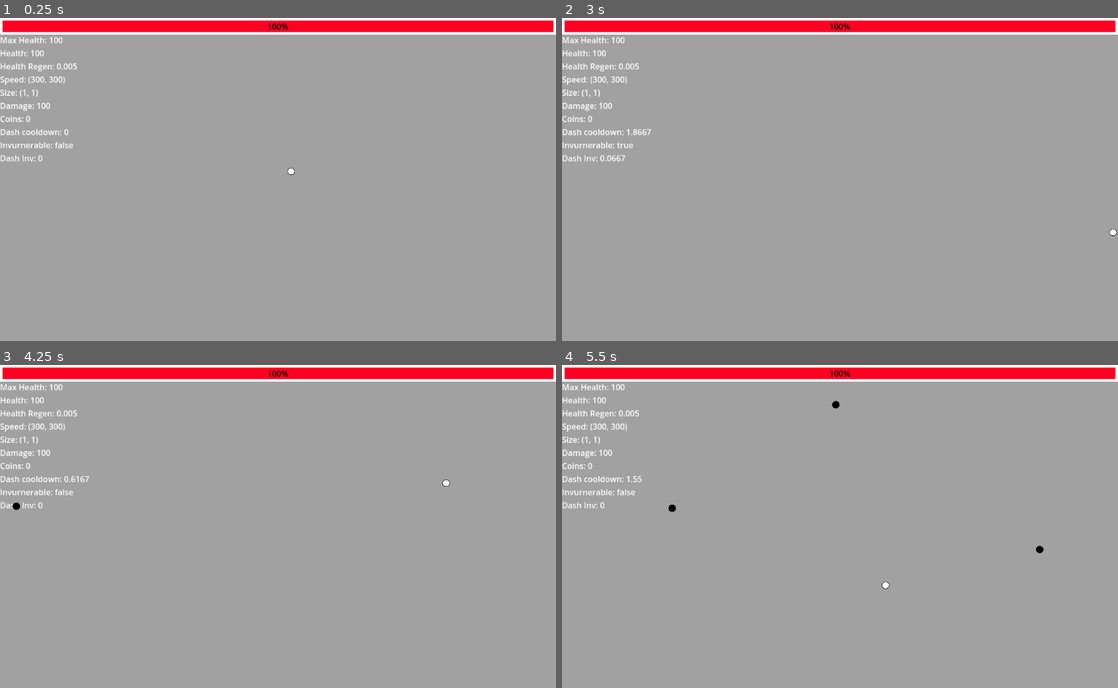
Above: before the commit, frames 1-4 (two rows, left to right).
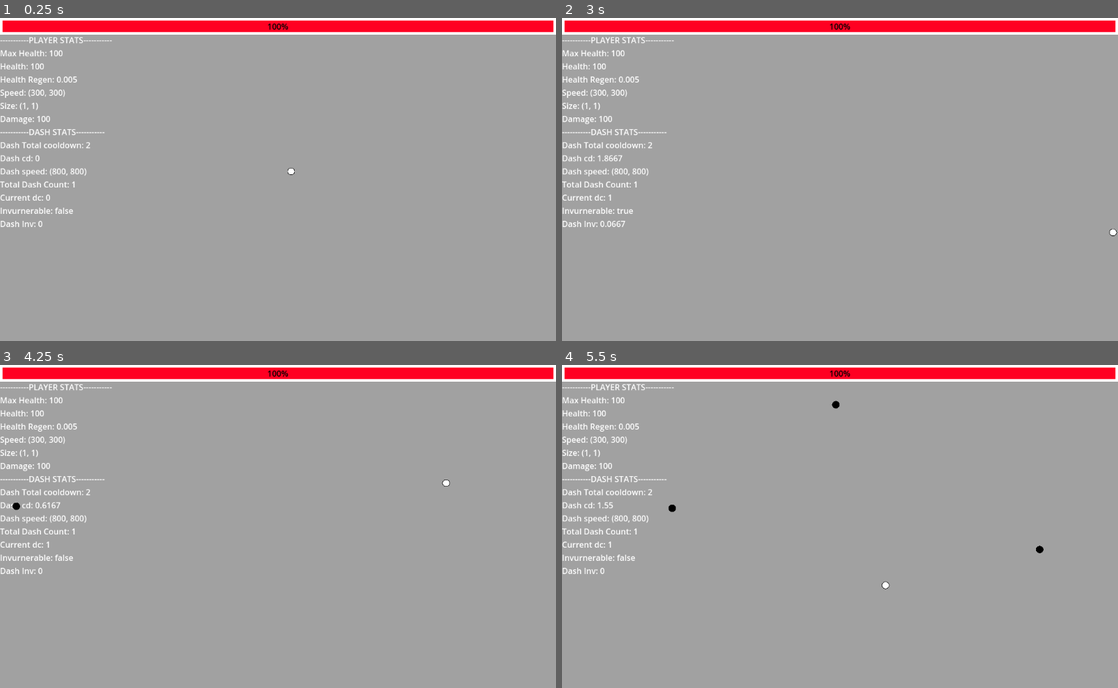
Above: after the commit, the same moments.

Repository: Let-Me-Use-A-Username/Geometrical
Game: Godot game, scene res://src/Scenes/Levels/level.tscn
Two runs of this game, one before a commit and one after it. Both use one fixed random seed, a clock stepped at 60 frames per second and the inputs below.
Inputs:
- Up to frame 1 (0.25 s): no input
- Up to frame 2 (3 s): tap Enter at 0.5 s; hold D (right) 0.53-1.28 s; hold Space (dash) 0.53-1.28 s; hold S (down) 1.28-2.03 s; tap Space (dash) at 1.35, 2.85 s; hold D (right) 2.03-2.78 s; hold Space (dash) 2.03-2.78 s; hold W (up) from 2.78 s (still down)
- Up to frame 3 (4.25 s): release W (up) at 3.53 s; hold A (left) from 3.53 s (still down); hold Space (dash) from 3.53 s (still down)
- Up to frame 4 (5.5 s): release Space (dash) at 4.28 s; tap Space (dash) at 4.35 s; release A (left) at 5.03 s; hold S (down) from 5.03 s (still down); hold Space (dash) from 5.03 s (still down)

The runs differ from the first frame. In frame 1, 1.6% of the frame differs, in the area x 0-21%, y 5-65%; in frame 2, 1.7%; in frame 3, 1.6%; in frame 4, 1.6%.

Commit message:
Implemented Dash upgrades. Abilities are up next

Diff:
--- a/src/Scenes/Actors/Player.gd
+++ b/src/Scenes/Actors/Player.gd
@@ -18,6 +18,8 @@
 var dash_speed: = Vector2(800, 800)
 var dash_timer: Timer
 var dash_timer_offset: float = 2.0
+var dash_count: int = 1
+var current_dash_count: int = 0
 
 var dash_immune_timer: Timer
 var dash_immune_timer_offset: float = 0.2
@@ -28,6 +30,7 @@
 var level_up_threshold = [100, 50, 30, 10, 5, 3, 1]
 
 var _player_property_list = {}
+var _player_mainskill_property_list = {}
 
 func _ready() -> void:
 	self.add_to_group("Player")
@@ -41,9 +44,13 @@
 	_append_property_list()
 	_update_property_list()
 
+	_append_mainabilities_property_list()
+	_update_mainabilities_property_list()
+
 	dash_timer = get_node('DashTimer')
 	dash_timer.set_wait_time(dash_timer_offset)
 	dash_timer.set_one_shot(true)
+	dash_timer.connect("timeout", on_dash_timer_timeout)
 
 	dash_immune_timer = get_node('DashImmuneTimer')
 	dash_immune_timer.set_wait_time(dash_immune_timer_offset)
@@ -70,17 +77,23 @@
 
 
 func _unhandled_input(event: InputEvent) -> void:
-	if event.is_action_pressed("dash") and dash_timer.time_left == 0:
+	if event.is_action_pressed("dash") and current_dash_count < dash_count:
 		emit_signal("dash")
 		dash_timer.start()
 		dash_immune_timer.start()
 		invurnerable = true
+		current_dash_count += 1
 
 
 func _on_remove_health(origin: Node, damage: float) -> void:
 	self.set_modulate( Color8(180, 0, 0, 255) )
 	_player_property_list["health"] = health - damage
 	super(origin, damage)
+
+
+func on_dash_timer_timeout() -> void:
+	if current_dash_count > 0:
+		current_dash_count = 0
 
 
 func _on_dasinv_timeout() -> void:
@@ -97,7 +110,7 @@
 	if enemy.is_in_group("Coins"):
 		exp_counter += 1
 	else:
-		if enemy.is_in_group("Enemies") and !invurnerable and dash_immune_timer.time_left == 0:
+		if (enemy.is_in_group("Enemies") or enemy.is_in_group("Projectiles")) and !invurnerable and dash_immune_timer.time_left == 0:
 			emit_signal("remove_health", enemy, enemy.get("damage"))
 			emit_signal("knockdown", enemy, 0.5)
 			invurnerability_timer.start()
@@ -112,8 +125,6 @@
 	_player_property_list["speed"] = Vector2(300, 300)
 	_player_property_list["size"] = transform.get_scale()
 
-
-
 func _update_property_list() -> void:
 	max_health = _player_property_list["max_health"]
 	health = _player_property_list["health"]
@@ -123,20 +134,43 @@
 	size = _player_property_list["size"]
 
 
-func _get(name: StringName) -> Variant:
-	if name in _player_property_list:
-		return [name, _player_property_list.get(name)]
+func _append_mainabilities_property_list() -> void:
+	_player_mainskill_property_list["dash_size"] = get_node("DashArea/DashShape").get_scale()
+	_player_mainskill_property_list["dash_speed"] = Vector2(800, 800)
+	_player_mainskill_property_list["dash_count"] = 1
+	_player_mainskill_property_list["dash_timer_offset"] = 2.0
+
+func _update_mainabilities_property_list() -> void:
+	dash_timer_offset = _player_mainskill_property_list["dash_timer_offset"]
+	if dash_timer != null: dash_timer.set_wait_time(dash_timer_offset)
+	dash_count = _player_mainskill_property_list["dash_count"]
+	dash_speed = _player_mainskill_property_list["dash_speed"]
+
+
+func _get(skill_name: StringName) -> Variant:
+	if skill_name in _player_property_list:
+		return [skill_name, _player_property_list.get(skill_name)]
+	elif skill_name in _player_mainskill_property_list:
+		return [skill_name, _player_mainskill_property_list.get(skill_name)]
 	return null
 
 
 func _set(property: StringName, value: Variant) -> bool:
 	if property in _player_property_list:
-		#Special clauses for unique effects, like size affecting the sprite
+		#Special clauses for unique effects, when they affect more than the
+		#players properties. Size affects many colliders
 		if property == "size":
 			_adjust_size_parameters(value)
 
 		_player_property_list[property] = value
 		_update_property_list()
+		return true
+
+	elif property in _player_mainskill_property_list:
+		if property == "dash_size":
+			_adjust_dash_size(value)
+		_player_mainskill_property_list[property] = value
+		_update_mainabilities_property_list()
 		return true
 	return false
 
@@ -155,3 +189,7 @@
 	#Appears to scale everything relatively, at the moment it doesn't bug anything out
 	#but for future reference DO NOT SCALE THE AREAS, USE THE EXTENDS OR RADIUS AS SHOWN ABOVE
 	self.scale = value
+
+func _adjust_dash_size(value) -> void:
+	var area = get_node("DashArea/DashShape") as CollisionShape2D
+	area.scale = value
--- a/src/Scenes/Objects/PlayerAbilities/upgrade_factory.gd
+++ b/src/Scenes/Objects/PlayerAbilities/upgrade_factory.gd
@@ -111,19 +111,41 @@
 
 func apply_effect(ability: Upgrade) -> void:
 	var upgrade_effect = ability.upgrade_effect
+	var upgrade_type = ability.upgrade_type
 	var target_attribute
+	var charge
 
-	if "+" in upgrade_effect:
-		target_attribute = upgrade_effect.split("+")
+	if upgrade_type == "U" or upgrade_type == "M":
+		if "+" in upgrade_effect:
+			target_attribute = upgrade_effect.split("+")
+			charge = true
+		else:
+			target_attribute = upgrade_effect.split("-")
+			charge = false
+
 		var stats = player._get(target_attribute[0])
 		if stats != null:
-			var increment = stats[1] + stats[1] * (float(target_attribute[1])/100)
+			var increment
+			#When abilities are not percentage based they will handled differently
+			match stats[0]:
+				"dash_count":
+					increment = stats[1] + int(target_attribute[1])
+				_:
+					if charge:
+						increment = stats[1] + stats[1] * (float(target_attribute[1])/100)
+					else:
+						increment = stats[1] - stats[1] * (float(target_attribute[1])/100)
+
+
 			var suc = player._set(stats[0], increment)
 			if suc:
 				applied_upgrades.append(ability)
 				print_debug("Successfully upgraded: ", stats[0], " to: ", increment)
 			else:
 				print_debug("Failed to upgrade: ", stats[0])
+
+	elif upgrade_type == "A":
+		pass
 
 
 func remove_effect(ability: Upgrade) -> void:
--- a/src/Scenes/Objects/PlayerStates/Dash.gd
+++ b/src/Scenes/Objects/PlayerStates/Dash.gd
@@ -3,6 +3,8 @@
 
 @onready var dash_timer: Timer = get_parent().get_node('DashTimer')
 var dash_time: float = 0.15
+var dash_count: int
+var current_dash_count: int
 
 func _ready() -> void:
 	super()
@@ -32,10 +34,11 @@
 	#disable colliding hitbox
 	target_obj_collider.disabled = true
 
-	if _msg.size() != 0 and _msg.has(target_speed_modifier):
-		target_speed_modifier = _msg.target_speed_modifier
-	else:
-		target_speed_modifier = 1
+	if _msg.size() != 0:
+		if _msg.has(target_speed_modifier):
+			target_speed_modifier = _msg.target_speed_modifier
+		else:
+			target_speed_modifier = 1
 
 func exit_state(_msg: = {}) -> void:
 	#disable dash bounds
--- a/src/Scenes/Objects/PlayerStates/Move.gd
+++ b/src/Scenes/Objects/PlayerStates/Move.gd
@@ -1,10 +1,12 @@
 extends PlayerState
 
 
-var stop_movement: bool = false
-var can_dash: bool = false
+@onready var player: Player = get_parent().owner as Player
 @onready var knockback_timer: Timer = get_parent().get_node('KnockbackTimer')
 var knockback_force = 180
+
+var can_dash: bool = false
+var stop_movement: bool = false
 
 func _ready() -> void:
 	super()
--- a/src/Scenes/UI/user_interface.gd
+++ b/src/Scenes/UI/user_interface.gd
@@ -17,15 +17,23 @@
 	player = get_node_or_null('../Player') as Player
 	if player != null:
 		label.set_text(
-		'Max Health: ' + str(player.get("max_health"))
+			'-----------PLAYER STATS-----------'
+		+ '\nMax Health: ' + str(player.get("max_health"))
 		+ '\nHealth: ' + str(player.get("health")).erase(4, 10)
 		+ '\nHealth Regen: ' + str(player.get("health_regen"))
 		+ '\nSpeed: ' + str(player.get("speed"))
 		+ '\nSize: ' + str(player.get("size"))
 		+ '\nDamage: ' + str(player.get("damage"))
-		+ '\nCoins: ' + str(player.get("exp_counter"))
-		+ '\nDash cooldown: ' + str(inv_timer.time_left).erase(4, 10)
+		+ '\n-----------DASH STATS-----------'
+		+ '\nDash Total cooldown: ' + str(inv_timer.wait_time).erase(4, 10)
+		+ '\nDash cd: ' + str(inv_timer.time_left).erase(4, 10)
+		+ '\nDash speed: ' + str(player.get("dash_speed"))
+		+ '\nTotal Dash Count: ' + str(player.dash_count)
+		+ '\nCurrent dc: ' + str(player.current_dash_count)
 		+ '\nInvurnerable: ' + str(player.get("invurnerable"))
 		+ '\nDash Inv: ' + str(dash_timer.time_left).erase(4, 10))
+		#+ '\n-----------GAME STATS-----------'
+		#+ '\nCoins: ' + str(player.get("exp_counter"))
+
 		healthbar.max_value = player.get("max_health")
 		healthbar.value = player.get("health")
Not shown, changed: src/Scenes/Objects/PlayerAbilities/skills.txt
Not shown, changed: src/TODO.txt
